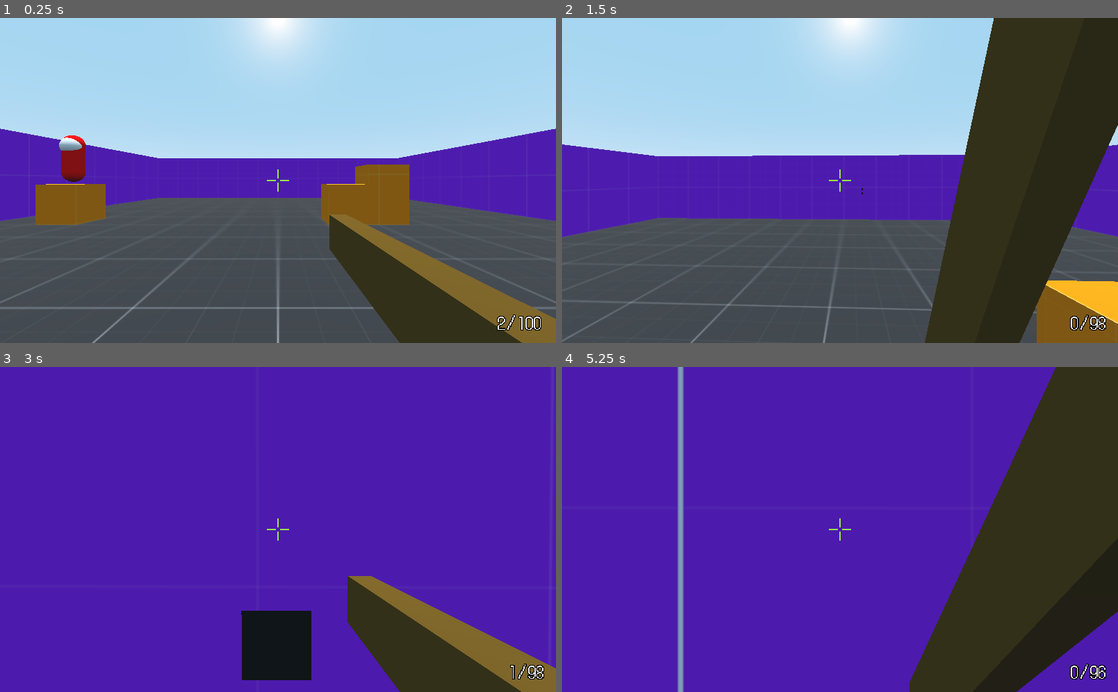
Above: before the commit, frames 1-4 (two rows, left to right).
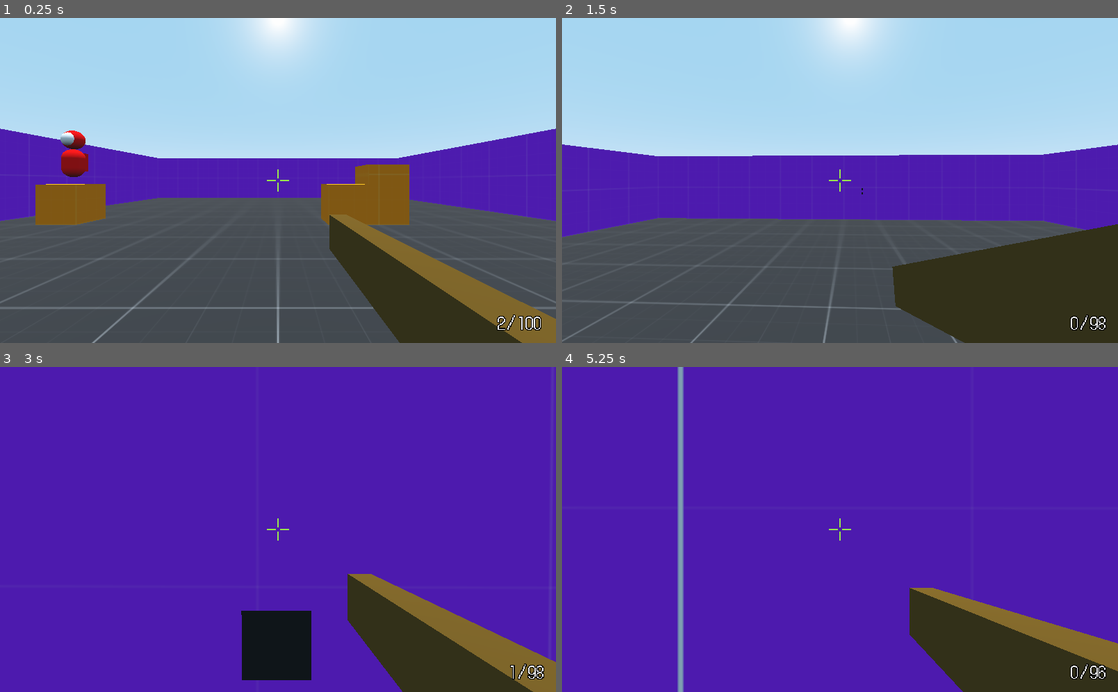
Above: after the commit, the same moments.

Repository: MetSpek/UntitledFPS
Game: Godot game, scene res://Scenes/Worlds/WorldTemplate.tscn
Two runs of this game, one before a commit and one after it. Both use one fixed random seed, a clock stepped at 60 frames per second and the inputs below.
Inputs (mouse positions are in pixels of both pictures, inside the frame that each line leads up to):
- Up to frame 1 (0.25 s): no input
- Up to frame 2 (1.5 s): move the mouse to (867, 180) at 0.52 s; press the mouse at (867, 180) at 0.53 s; hold W (move_forward) from 0.53 s (still down); tap Space (jump) at 0.77 s; right-click (867, 180) at 0.8 s; move the mouse to (812, 180) at 1.27 s; release the mouse at (812, 180) at 1.28 s; right-click (812, 180) at 1.35 s
- Up to frame 3 (3 s): keep holding W (move_forward); tap Space (jump) at 1.52 s; click (250, 529) at 1.55 s; move the mouse to (289, 523) at 2.02 s; hold Ctrl (crouch) 2.03-2.78 s; right-click (289, 523) at 2.3 s; move the mouse to (272, 536) at 2.77 s; click (272, 536) at 2.85 s
- Up to frame 4 (5.25 s): keep holding W (move_forward); tap Space (jump) at 3.02, 3.77, 4.52 s; tap Enter at 3.5 s; move the mouse to (878, 532) at 3.52 s; hold Right mouse button (fire_weapon_2) 3.53-4.28 s; tap R (reload_weapon) at 4.15 s; move the mouse to (795, 526) at 4.27 s; tap Shift (sprint) at 4.35 s; click (795, 526) at 4.55 s; move the mouse to (845, 529) at 5.02 s; press the mouse at (845, 529) at 5.03 s

The runs differ from the first frame. In frame 1, 0.5% of the frame differs, in the area x 10-16%, y 34-51%; in frame 2, 23%, in the area x 59-100%, y 0-100%; in frame 3, 1.0%; in frame 4, 21%.

Commit message:
Version 0.0.1.6
- fixed headshot bug
- updated enemy model a bit

Diff:
--- a/Scenes/Enemies/EnemyTemplate.tscn
+++ b/Scenes/Enemies/EnemyTemplate.tscn
@@ -1,43 +1,70 @@
-[gd_scene load_steps=6 format=2]
+[gd_scene load_steps=10 format=2]
 
 [ext_resource path="res://Scripts/Enemies/EnemyTemplate.gd" type="Script" id=1]
 
 [sub_resource type="CapsuleMesh" id=1]
-mid_height = 3.0
 
 [sub_resource type="SpatialMaterial" id=2]
 albedo_color = Color( 1, 0, 0, 1 )
 
+[sub_resource type="CubeMesh" id=6]
+
+[sub_resource type="SpatialMaterial" id=7]
+albedo_color = Color( 1, 0, 0, 1 )
+
+[sub_resource type="SphereMesh" id=5]
+
 [sub_resource type="SphereMesh" id=3]
+radius = 0.75
+height = 1.5
 
 [sub_resource type="CapsuleShape" id=4]
-height = 3.0
+
+[sub_resource type="SphereShape" id=8]
 
 [node name="EnemyTemplate" type="RigidBody" groups=["Enemy"]]
 collision_layer = 4
 collision_mask = 15
+axis_lock_linear_x = true
 axis_lock_angular_x = true
 axis_lock_angular_z = true
 script = ExtResource( 1 )
 
-[node name="Body" type="MeshInstance" parent="."]
-transform = Transform( 1, 0, 0, 0, -4.37114e-08, -1, 0, 1, -4.37114e-08, 0, 0, 0 )
+[node name="Body" type="Spatial" parent="."]
+
+[node name="BodyMesh" type="MeshInstance" parent="Body"]
+transform = Transform( 1, 0, 0, 0, -4.37114e-08, -1, 0, 1, -4.37114e-08, 0, -0.5, 0 )
 mesh = SubResource( 1 )
+skeleton = NodePath("../..")
 material/0 = SubResource( 2 )
 
-[node name="RightEye" type="MeshInstance" parent="Body" groups=["Enemy"]]
-transform = Transform( 1, 0, 0, 0, 1, 0, 0, 0, 1, 0, -0.2, -1.3 )
+[node name="Backpack" type="MeshInstance" parent="Body/BodyMesh"]
+transform = Transform( 0.565304, 0, 0, 0, 0.346222, 2.85775e-08, 0, 2.85775e-08, 1, 0, 0.858579, -0.127904 )
+mesh = SubResource( 6 )
+material/0 = SubResource( 7 )
+
+[node name="Head" type="Spatial" parent="."]
+transform = Transform( 1, 0, 0, 0, 1, 0, 0, 0, 1, 0, 2, 0 )
+
+[node name="HeadMesh" type="MeshInstance" parent="Head"]
+transform = Transform( 1, 0, 0, 0, -4.37114e-08, -1, 0, 1, -4.37114e-08, 0, 0, 0 )
+mesh = SubResource( 5 )
+skeleton = NodePath("../..")
+material/0 = SubResource( 2 )
+
+[node name="RightEye" type="MeshInstance" parent="Head/HeadMesh" groups=["Enemy"]]
+transform = Transform( 1, 0, 0, 0, 1, 0, 0, 0, 1, 0, -0.436204, 0 )
 mesh = SubResource( 3 )
+skeleton = NodePath("../../../Body/BodyMesh")
 material/0 = null
 
-[node name="BodyCollision" type="CollisionShape" parent="."]
-transform = Transform( 1, 0, 0, 0, -4.37114e-08, -1, 0, 1, -4.37114e-08, 0, 0, 0 )
-shape = SubResource( 4 )
-
-[node name="Vision" type="RayCast" parent="."]
+[node name="Vision" type="RayCast" parent="Head"]
 enabled = true
 cast_to = Vector3( 0, 0, -200 )
 collision_mask = 15
+
+[node name="BulletOrigin" type="Position3D" parent="Head"]
+transform = Transform( 1, 0, 0, 0, 1, 0, 0, 0, 1, 0, 0, -1.2 )
 
 [node name="DeathTimer" type="Timer" parent="."]
 wait_time = 3.0
@@ -47,10 +74,15 @@
 wait_time = 0.2
 one_shot = true
 
-[node name="BulletOrigin" type="Position3D" parent="."]
-transform = Transform( 1, 0, 0, 0, 1, 0, 0, 0, 1, 0, 1.5, -0.5 )
+[node name="EnemySound" type="AudioStreamPlayer3D" parent="."]
 
-[node name="EnemySound" type="AudioStreamPlayer3D" parent="."]
+[node name="BodyCollision" type="CollisionShape" parent="."]
+transform = Transform( 1, 0, 0, 0, -4.37114e-08, -1, 0, 1, -4.37114e-08, 0, -0.5, 0 )
+shape = SubResource( 4 )
+
+[node name="HeadCollision" type="CollisionShape" parent="."]
+transform = Transform( 1, 0, 0, 0, -4.37114e-08, -1, 0, 1, -4.37114e-08, 0, 2, 0 )
+shape = SubResource( 8 )
 
 [connection signal="timeout" from="DeathTimer" to="." method="_on_DeathTimer_timeout"]
 [connection signal="timeout" from="BulletCooldown" to="." method="_on_BulletCooldown_timeout"]
--- a/Scenes/Players/PlayerTemplate.tscn
+++ b/Scenes/Players/PlayerTemplate.tscn
@@ -62,7 +62,7 @@
 "times": PoolRealArray( 0, 0.12, 0.24, 0.3 ),
 "transitions": PoolRealArray( 1, 1, 1, 1 ),
 "update": 0,
-"values": [ Vector3( 0, 0, 0 ), Vector3( 0, 0, 0.2 ), Vector3( 0, 0, 0 ), Vector3( 0, 0, 0 ) ]
+"values": [ Vector3( 0, 0, 0 ), Vector3( 0, 0.01, 0.2 ), Vector3( 0, 0, 0 ), Vector3( 0, 0, 0 ) ]
 }
 
 [sub_resource type="Animation" id=7]
@@ -146,16 +146,6 @@
 mesh = SubResource( 4 )
 material/0 = SubResource( 8 )
 
-[node name="WeaponAnimationPlayer" type="AnimationPlayer" parent="Head/Camera/Hand"]
-root_node = NodePath("../../../..")
-anims/RESET = SubResource( 6 )
-anims/ShotgunFire = SubResource( 5 )
-anims/ShotgunReload = SubResource( 7 )
-
-[node name="ReloadTimer" type="Timer" parent="Head/Camera/Hand"]
-wait_time = 0.8
-one_shot = true
-
 [node name="HUD" parent="Head/Camera" instance=ExtResource( 3 )]
 
 [node name="GroundCheck" type="RayCast" parent="."]
@@ -170,5 +160,15 @@
 stream = ExtResource( 5 )
 max_db = -5.0
 
+[node name="WeaponReloadTimer" type="Timer" parent="."]
+wait_time = 0.8
+one_shot = true
+
+[node name="WeaponAnimations" type="AnimationPlayer" parent="."]
+anims/RESET = SubResource( 6 )
+anims/ShotgunFire = SubResource( 5 )
+anims/ShotgunReload = SubResource( 7 )
+
 [connection signal="timeout" from="Head/Camera/Hitmark/HitmarkTimer" to="." method="_on_HitmarkTimer_timeout"]
-[connection signal="timeout" from="Head/Camera/Hand/ReloadTimer" to="." method="_on_ReloadTimer_timeout"]
+[connection signal="timeout" from="WeaponReloadTimer" to="." method="_on_ReloadTimer_timeout"]
+[connection signal="animation_finished" from="WeaponAnimations" to="." method="_on_WeaponAnimationPlayer_animation_finished"]
--- a/Scripts/Enemies/EnemyTemplate.gd
+++ b/Scripts/Enemies/EnemyTemplate.gd
@@ -15,24 +15,28 @@
 var can_shoot = false
 
 onready var death_timer = $DeathTimer
-onready var raycast = $Vision
+onready var raycast = $Head/Vision
 onready var bullet_cooldown = $BulletCooldown
 var bullet_projectile = preload("res://Scenes/Weapons/BulletProjectile.tscn")
-onready var bullet_origin = $BulletOrigin
+onready var bullet_origin = $Head/BulletOrigin
+onready var head = $Head
+onready var body = $Body
+
 
 onready var enemy_sound = $EnemySound
 var shoot_sound = preload("res://Resources/Sounds/Guns/Guns/Bullet.ogg")
 
 func _ready():
 	player = get_node("/root").find_node("PlayerTemplate", true, false)
-	player_head = player.find_node("Foot", true, false)
+	player_head = player.find_node("Head", true, false)
+
 
 func _physics_process(delta):
 	if health <= 0:
 		if !is_dead:
 			dead()
 	else:
-		raycast.look_at_from_position(global_transform.origin, player.global_transform.origin, Vector3.UP)
+		raycast.look_at_from_position(global_transform.origin, player_head.global_transform.origin, Vector3.UP)
 		check_LOS()
 		rotate_to_player()
 
@@ -41,25 +45,24 @@
 	if raycast.get_collider() == player:
 		if raycast.rotation_degrees.y < fov_distance and raycast.rotation_degrees.y > -fov_distance:
 			is_looking_at_player = true
-			axis_lock_angular_x = false
 		else:
 			is_looking_at_player = false
-			axis_lock_angular_x = true
 	else:
 		is_looking_at_player = false
-		axis_lock_angular_x = true
 
 
 func rotate_to_player():
 	if is_looking_at_player:
-		look_at(player.global_transform.origin, Vector3.UP)
+		head.look_at(player_head.global_transform.origin, Vector3.UP)
+		body.look_at(player_head.global_transform.origin, Vector3.UP)
+		body.rotation.x = clamp(body.rotation.x, 0, 0)
 		shoot_at_player()
 
 
 func shoot_at_player():
 	if is_looking_at_player and can_shoot:
 		var bullet = bullet_projectile.instance()
-		var dir = global_transform.origin.direction_to(player_head.global_transform.origin)
+		var dir = global_transform.origin.direction_to(player_head.global_transform.origin - Vector3(0,3,0))
 		get_tree().get_root().get_node("WorldTemplate").add_child(bullet)
 		bullet.global_transform.origin = bullet_origin.global_transform.origin
 		bullet.apply_central_impulse(dir * bullet_speed)
--- a/Scripts/Player/PlayerTemplate.gd
+++ b/Scripts/Player/PlayerTemplate.gd
@@ -47,9 +47,9 @@
 export var ads_weapon_position : Vector3
 const ADS_LERP = 20
 
-onready var weap_anim_player = $Head/Camera/Hand/WeaponAnimationPlayer
-
-onready var reload_timer = $Head/Camera/Hand/ReloadTimer
+onready var weap_anim_player = $WeaponAnimations
+
+onready var reload_timer = $WeaponReloadTimer
 onready var raycast = $Head/Camera/RayCast
 onready var hand = $Head/Camera/Hand
 onready var bullet_hole = preload("res://Scenes/Weapons/BulletHole.tscn")
@@ -97,9 +97,7 @@
 						bullet_hole_instance.global_transform.origin = raycast.get_collision_point()
 						bullet_hole_instance.look_at(raycast.get_collision_point() + raycast.get_collision_normal(), Vector3.UP)
 					elif target.is_in_group("Enemy"):
-						print(raycast.get_collision_point().y - target.global_transform.origin.y)
-						if raycast.get_collision_point().y - target.global_transform.origin.y > 0.5:
-							print("HEADSHOT")
+						if (raycast.get_collision_point().y + raycast.get_collision_normal().y) - target.transform.origin.y > 0.5:
 							target.health -= GlobalGameHandler.weapon_damage * 2
 							hitmark.modulate = "ff0000"
 						else:
@@ -111,13 +109,16 @@
 						target.impact_point = raycast.get_collision_normal()
 
 			weap_anim_player.play("ShotgunFire")
-			if GlobalGameHandler.clip_size_current == 0:
-				reload()
+
 
 	elif Input.is_action_just_released("fire_weapon") and !weap_anim_player.is_playing():
 		weap_anim_player.stop()
 
 	if Input.is_action_pressed("reload_weapon") and !weap_anim_player.is_playing() and !Input.is_action_pressed("fire_weapon_2"):
+		reload()
+
+func _on_WeaponAnimationPlayer_animation_finished(anim_name):
+	if GlobalGameHandler.clip_size_current == 0:
 		reload()
 
 func reload():
